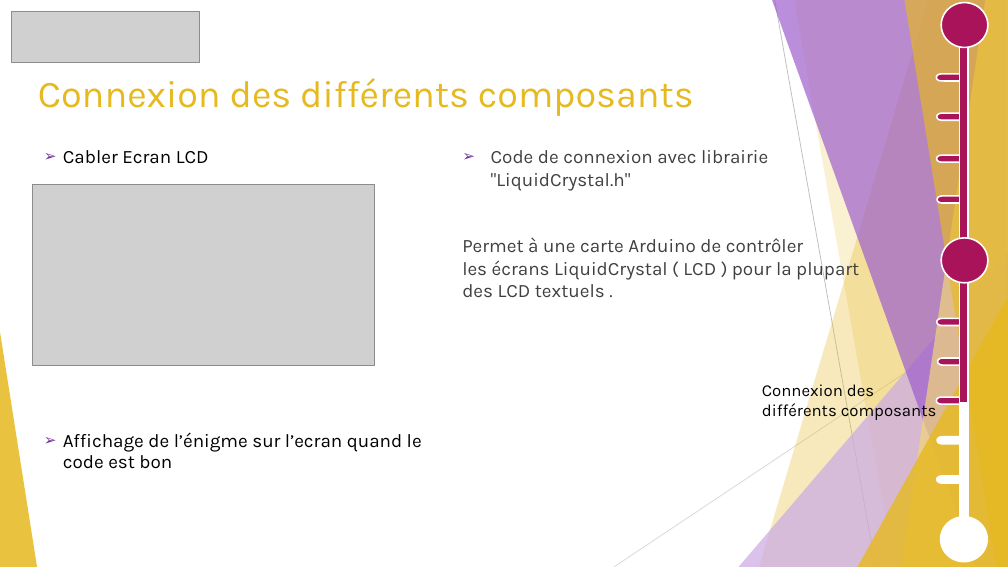
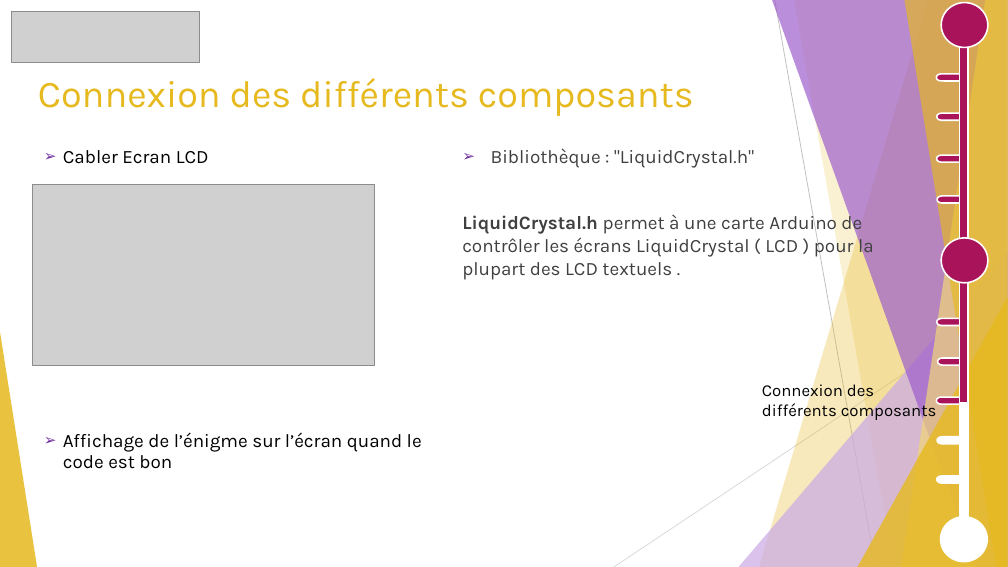
Before and after one commit to GuiguiMvn/Systeme-Escape-Game-Telethon, a slide deck: slide 21 of Cyril/Diapositives/Projet Théléton REVUE 2.pptx (slide 20 before the commit). Drawn at 1008x567 pixels with LibreOffice and Linux fonts; fonts in the diff are those of the drawing; grey boxes stand for pictures. Boxes give left, top, right and bottom in pixels: in the first picture for what was removed or moved away, otherwise in the second. Text is boxed around its words. In the diff, an @@ line names an element or a change of style, - is before the commit and + after.

```diff
--- a/Cyril/Diapositives/Projet Théléton REVUE 2.pptx
+++ b/Cyril/Diapositives/Projet Théléton REVUE 2.pptx
@@ text at box(462, 148, 874, 280): text changed @@
-➢ Code de connexion avec librairie "LiquidCrystal.h"
-Permet à une carte Arduino de contrôler les écrans LiquidCrystal ( LCD ) pour la plupart des LCD textuels .
+➢ Bibliothèque : "LiquidCrystal.h"
+LiquidCrystal.h permet à une carte Arduino de contrôler les écrans LiquidCrystal ( LCD ) pour la plupart des LCD textuels .
@@ text at box(63, 432, 422, 469): text changed @@
-➢ Affichage de l’énigme sur l’ecran quand le code est bon
+➢ Affichage de l’énigme sur l’écran quand le code est bon
```
Also in this commit, not shown: 5 other slides changed, 2 slides added, 3 other files.
